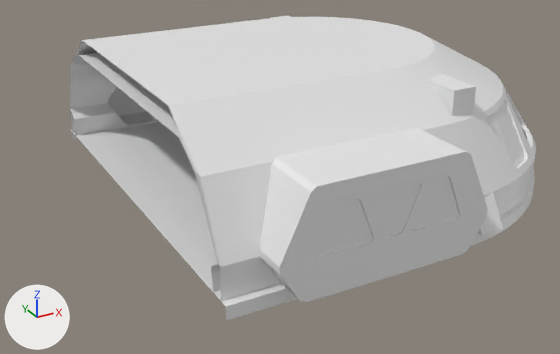
Two versions of the Blender file Assets/Models/Bridge/Bridge.blend, one commit apart.
The view is the same before and after, from a 50 mm lens placed at (-12.99, -20.27, 9.74), pointed at (-1.91, -0.13, -0.33). Every picture has the same lights, and +X, +Y and +Z are marked at lower left.
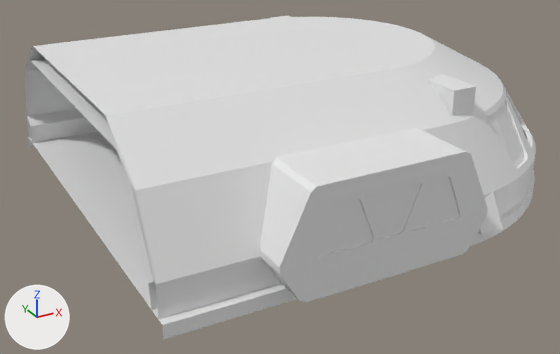
The change in detail:
me_cylinder_004 has 296 vertices, 250 faces and spans x -6.86..6.59, y -6.59..6.59, z -1.83..0.0.
me_cylinder_004 is used by ob_cylinder; location (0.0, 0.0, 0.0).
me_cylinder_004 part 1: all 11 vertices in x -6.86, y -6.59..6.59, z -0.38..0.0 are moved by (-1.52, 0.0, 0.0).
me_cylinder_007 has 728 vertices, 465 faces and spans x -6.86..6.59, y -6.34..6.34, z -1.0..2.92.
me_cylinder_007 is used by ob_cylinder_004; location (0.0, 0.0, 1.0).
me_cylinder_007 part 2: all 18 vertices in x -6.86, y -6.34..6.34, z -1.0..2.92 are moved by (-1.52, 0.0, 0.0).

Pixel boxes [x1, y1, x2, y2] of what changed, in the pictures (560 x 354 px; the box of a moved part takes in the faces that stretch with it):
'Cylinder.004', reshaped (10% wider, 6% taller): before [70, 17, 536, 301]; after [25, 17, 536, 319]
'Cylinder', reshaped (9% wider): before [71, 121, 535, 320]; after [28, 132, 535, 340]
part 1 of me_cylinder_004, moved or reshaped: before [71, 121, 238, 320]; after [28, 132, 238, 340]
part 2 of me_cylinder_007, moved or reshaped: before [70, 40, 238, 301]; after [25, 40, 238, 319]
'Plane.018', unchanged, covered by the edit: before [108, 86, 154, 122]
